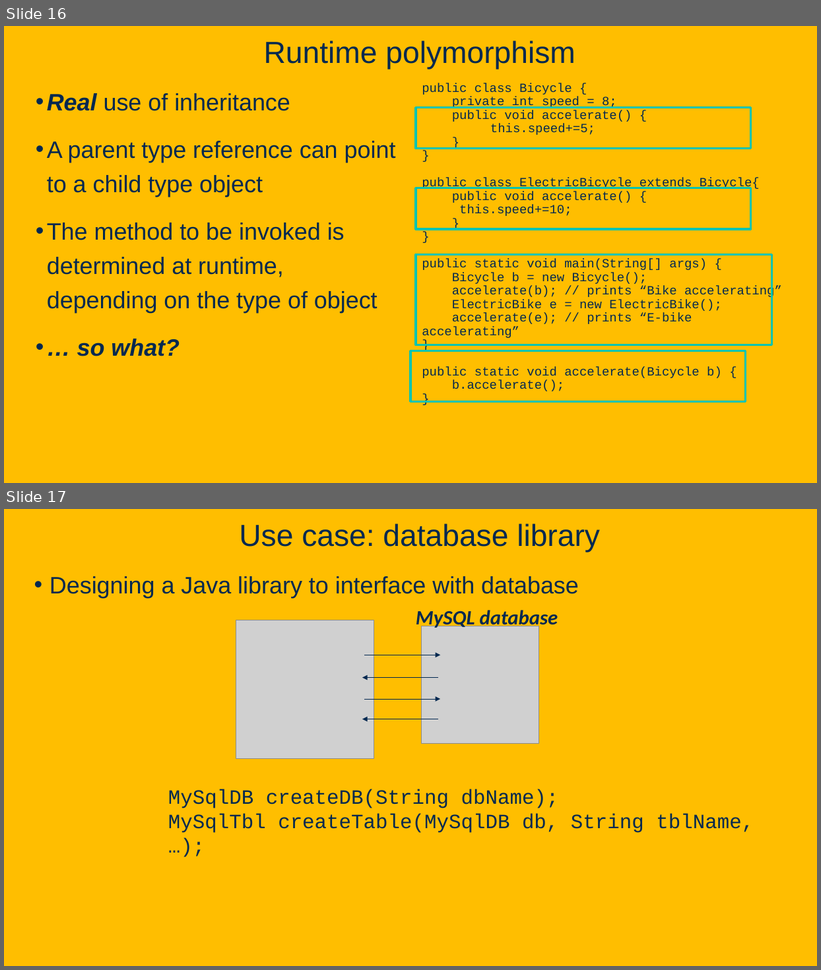
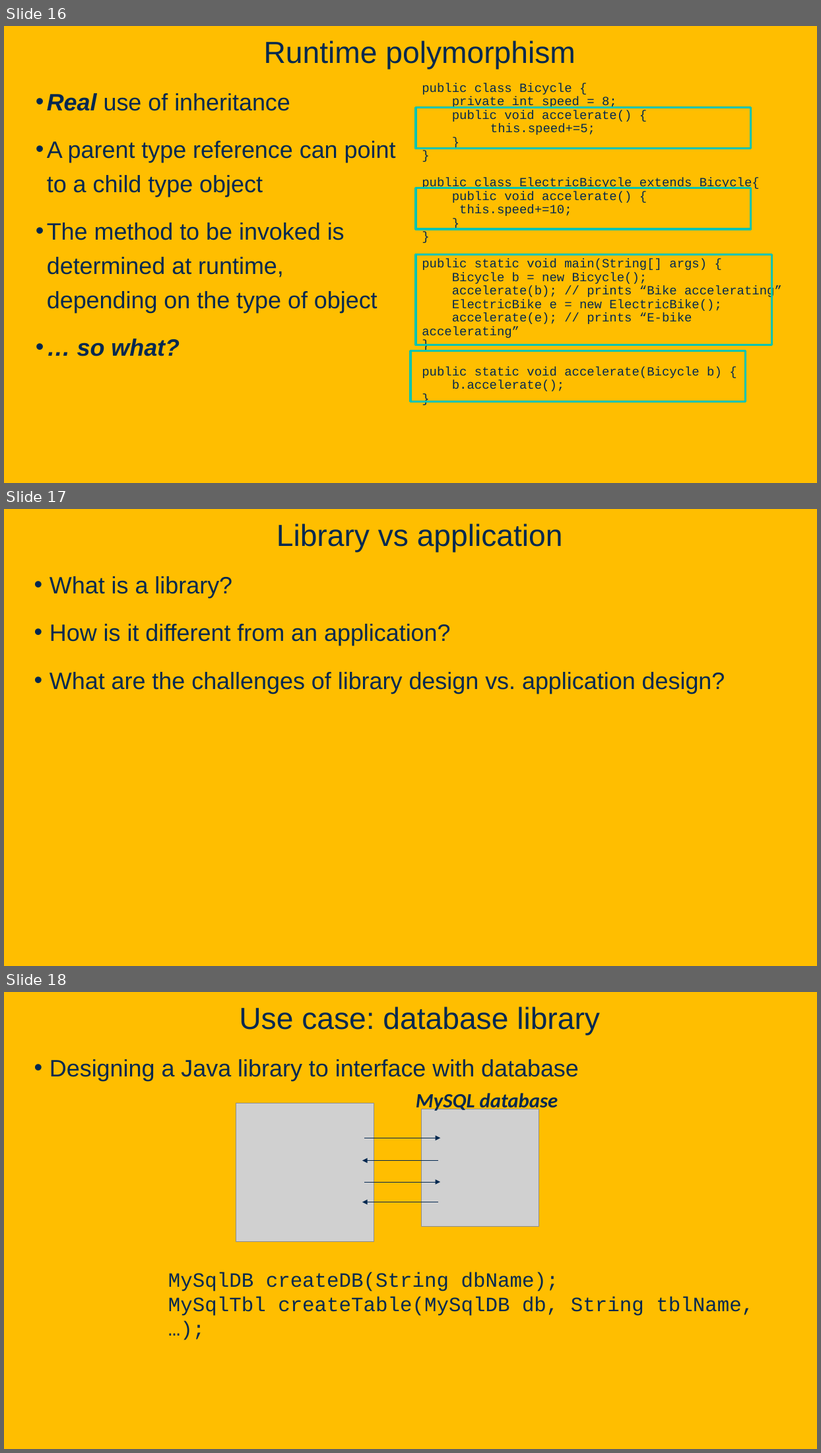
Before and after one commit to davsec-teaching/ecs160-f25, a slide deck: slides/2_oo_background.pptx. Shown one above the other, each under a label of ours: slides 16 and 17 before the commit, slides 16, 17 and 18 after it. The pictures are 821x970 and 821x1453 pixels, drawn with LibreOffice and Linux fonts; fonts in the diff are those of the drawing; grey boxes stand for pictures; background and template pictures are left out. Boxes give left, top, right and bottom in pixels: in the first picture for what was removed or moved away, otherwise in the second. Text is boxed around its words. In the diff, an @@ line names an element or a change of style, - is before the commit and + after.

```diff
--- a/slides/2_oo_background.pptx
+++ b/slides/2_oo_background.pptx
@@ slide 17 added at box(4, 509, 817, 966), background picture (left out) @@
@@ title added at box(277, 524, 563, 553), 36 pt, text #022850 @@
+Library vs application
@@ text added at box(50, 576, 725, 694), 28 pt, text #022850 @@
+• What is a library?
+• How is it different from an application?
+• What are the challenges of library design vs. application design?
@@ what was slide 17 is now slide 18 @@
```
Also in this commit, not shown: 1 slide changed, 1 other slide added.
